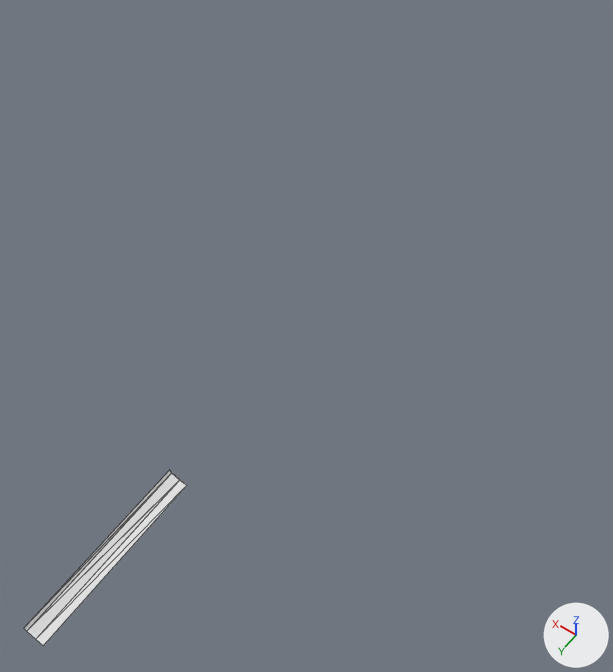
Renders of the glTF model model/ac/AC_P2.glb from each side of a commit.
One viewpoint serves both versions: a 50 mm lens placed at (-291.0, 206.0, 558.0), pointed at (-122.0, -31.0, 185.0). Every picture has the same lights, and +X, +Y and +Z are marked at lower right. Mesh edges are drawn as thin lines. Vertices at the same position are counted once.
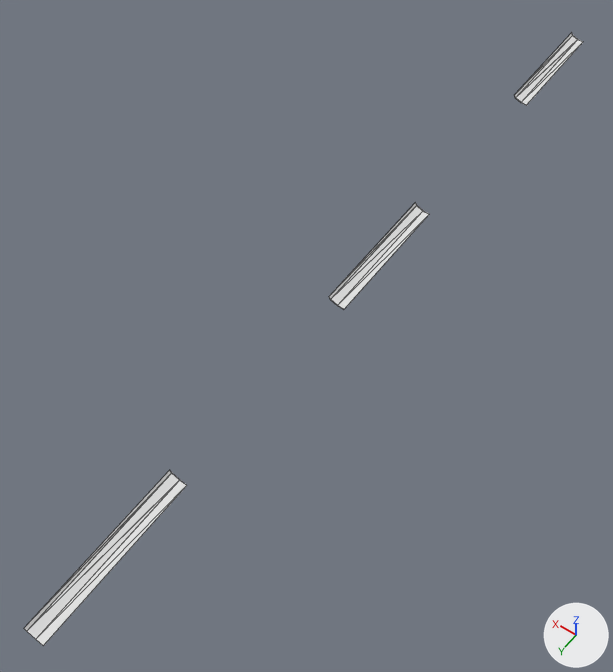
The change, as a diff of the scene's bpy script:
```diff
--- a/model/ac/AC_P2.glb.py
+++ b/model/ac/AC_P2.glb.py
@@ me_cube_126 @@
 me_cube_126.from_pydata(...)  # 16 vertices, 28 faces; spans x -4.4..5.6, y -0.9..3.3, z 2.6..91.1
 # used by ob_cube_005; location = (-135.2, 178.4, 211.8); rotation_euler = (1.571, 0.00041, 0.0), in degrees (90, 0, 0)
+# me_cube_126 part 1: the loose piece of 16 vertices spanning x -4.4..5.6, y -0.9..3.3, z 2.6..91.1 is copied, and the copy is moved by (0.0, 0.0, -214.1); it spans x -4.4..5.6, y -0.9..3.3, z -211.5..-123.0
 me_cube_126.materials.append(mat_material_005)
@@ ob_cube_005 @@
 ob_cube_005 = bpy.data.objects.new('Cube.005', me_cube_126)
-ob_cube_005.location = (-135.2, 178.4, 211.8)
+ob_cube_005.location = (-135.2, -251.9, 211.8)
 ob_cube_005.rotation_euler = (1.571, 0.00041, 0.0)  # degrees (90, 0, 0)
```

Location of each change, [x1, y1, x2, y2] in pixels of the pictures (613 x 672 px):
'Cube.005', reshaped, moved (241% wider, 247% taller): before [24, 470, 187, 646]; after [24, 33, 583, 646]
part 1 of me_cube_126, added: after [329, 203, 429, 309]
